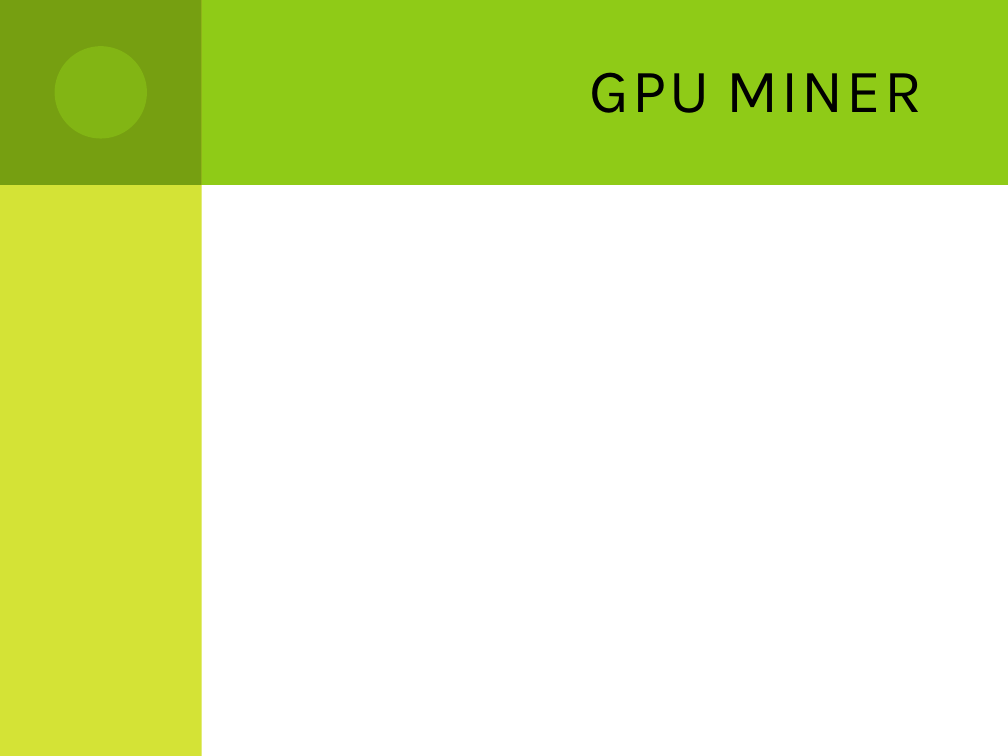
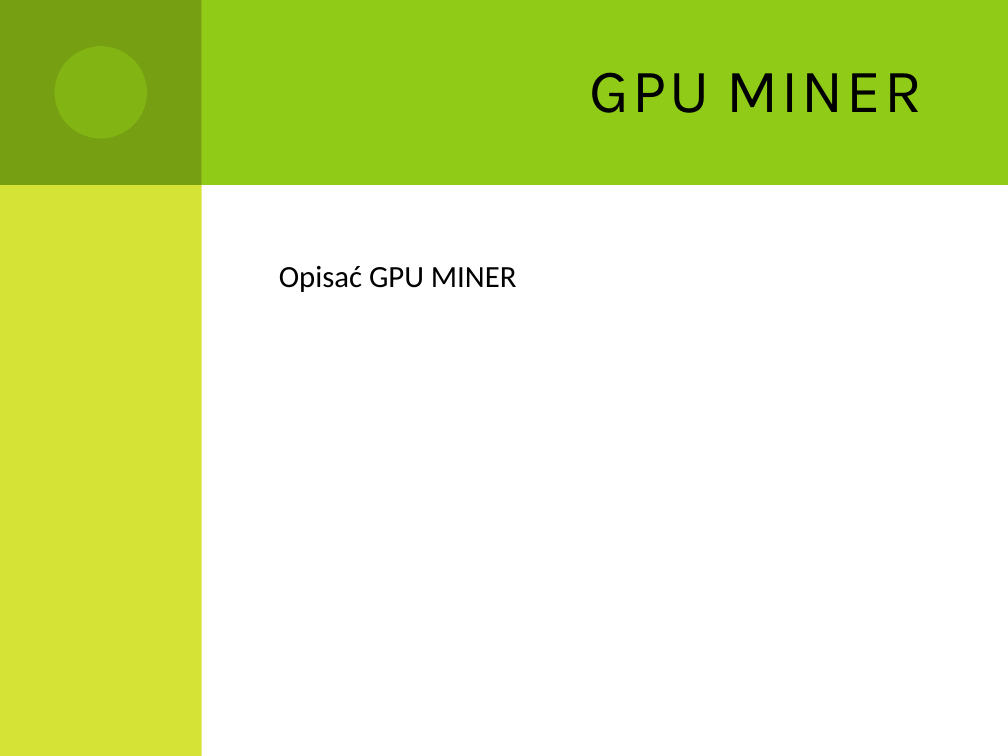
Before and after one commit to Dzess/DMARF, a slide deck: slide 11 of presentation/GPGPU_in_data_minig.pptx (slide 9 before the commit). Drawn at 1008x756 pixels with LibreOffice and Linux fonts; fonts in the diff are those of the drawing. Boxes give left, top, right and bottom in pixels: in the first picture for what was removed or moved away, otherwise in the second. Text is boxed around its words. In the diff, an @@ line names an element or a change of style, - is before the commit and + after.

```diff
--- a/presentation/GPGPU_in_data_minig.pptx
+++ b/presentation/GPGPU_in_data_minig.pptx
@@ text added at (x1=279, y1=266, x2=517, y2=292), 22 pt, text #000000 @@
+Opisać GPU MINER
```
Also in this commit, not shown: 5 other slides changed, 3 slides added, 1 slide removed.
